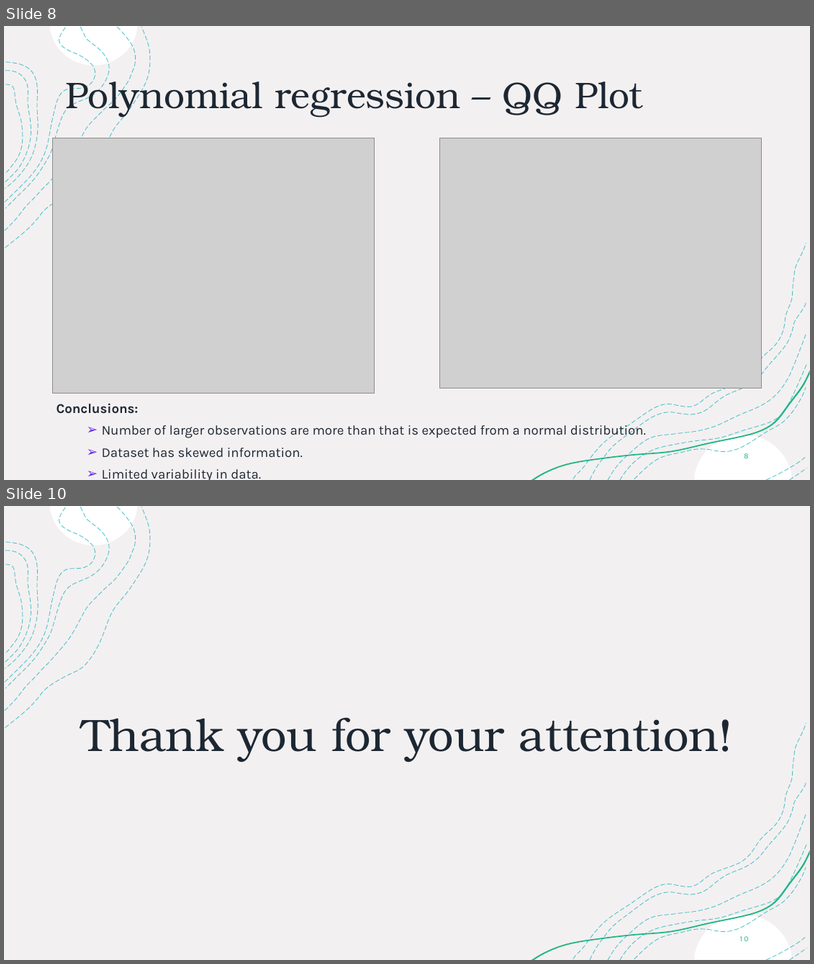
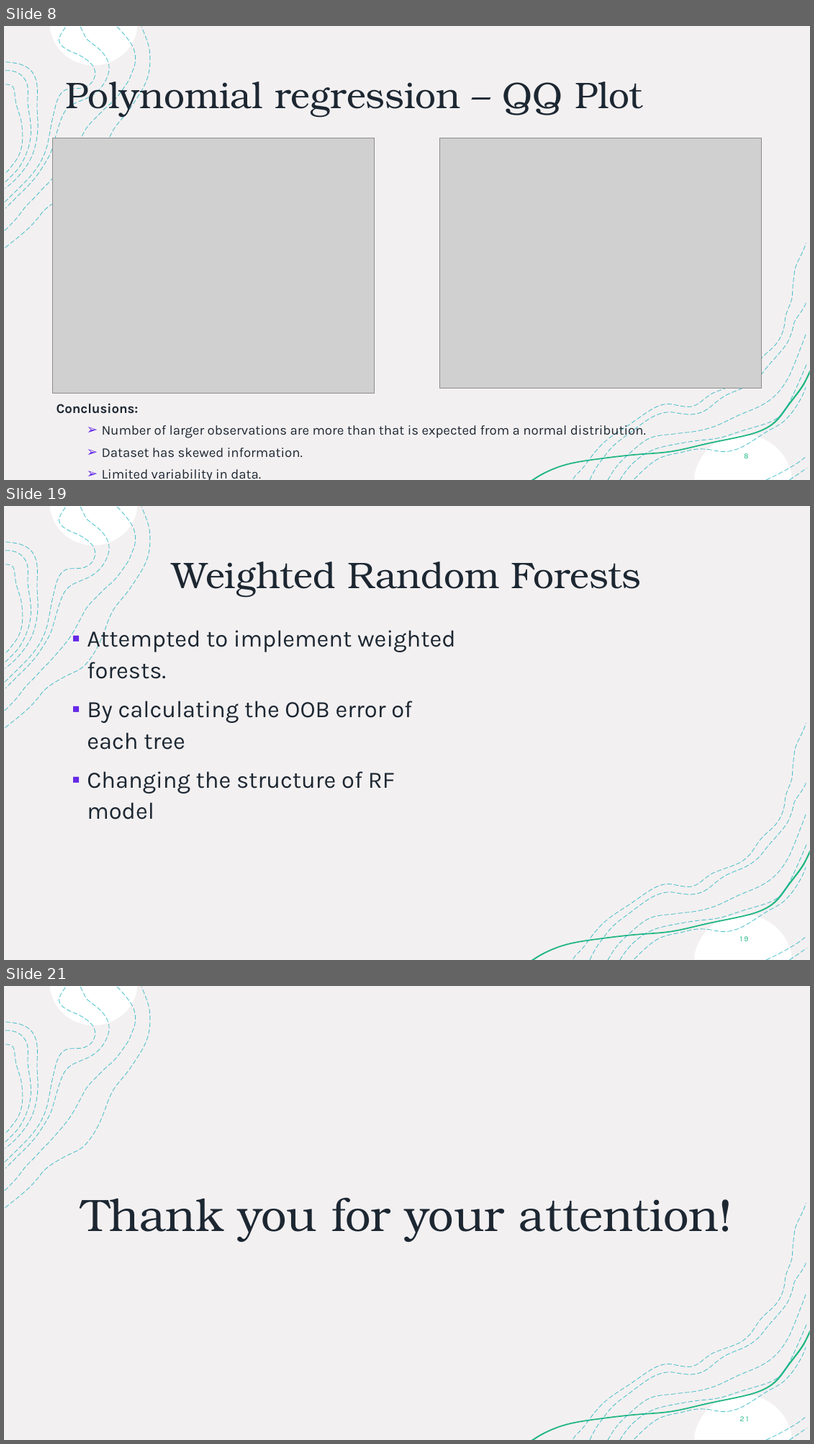
Before and after one commit to joss-thu/MLProj-GermanAirFares, a slide deck: ML-Project.pptx. Shown one above the other, each under a label of ours: slides 8 and 10 before the commit, slides 8, 19 and 21 after it; the slides between them are not shown. The pictures are 814x964 and 814x1444 pixels, drawn with LibreOffice and Linux fonts; fonts in the diff are those of the drawing; grey boxes stand for pictures. Boxes give left, top, right and bottom in pixels: in the first picture for what was removed or moved away, otherwise in the second. Text is boxed around its words. In the diff, an @@ line names an element or a change of style, - is before the commit and + after.

```diff
--- a/ML-Project.pptx
+++ b/ML-Project.pptx
@@ slide 19 added at [4,506,810,960], background #FFFFFF; not listed: 18 template elements that a slide beside it also shows @@
@@ title added at [172,561,642,597], 44 pt, text #1C2732 @@
+Weighted Random Forests
@@ text added at [87,626,456,819], 28 pt, text #1C2732 @@
+▪ Attempted to implement weighted forests.
+▪ By calculating the OOB error of each tree
+▪ Changing the structure of RF model
@@ page number added at [741,936,749,941], 9 pt, text #21B782 @@
+19
@@ what was slide 10 is now slide 21 @@
@@ page number at [741,1416,749,1421]: text changed @@
-10
+21
```
Also in this commit, not shown: 1 slide changed, 11 other slides added, 1 slide removed, 2 other files.
